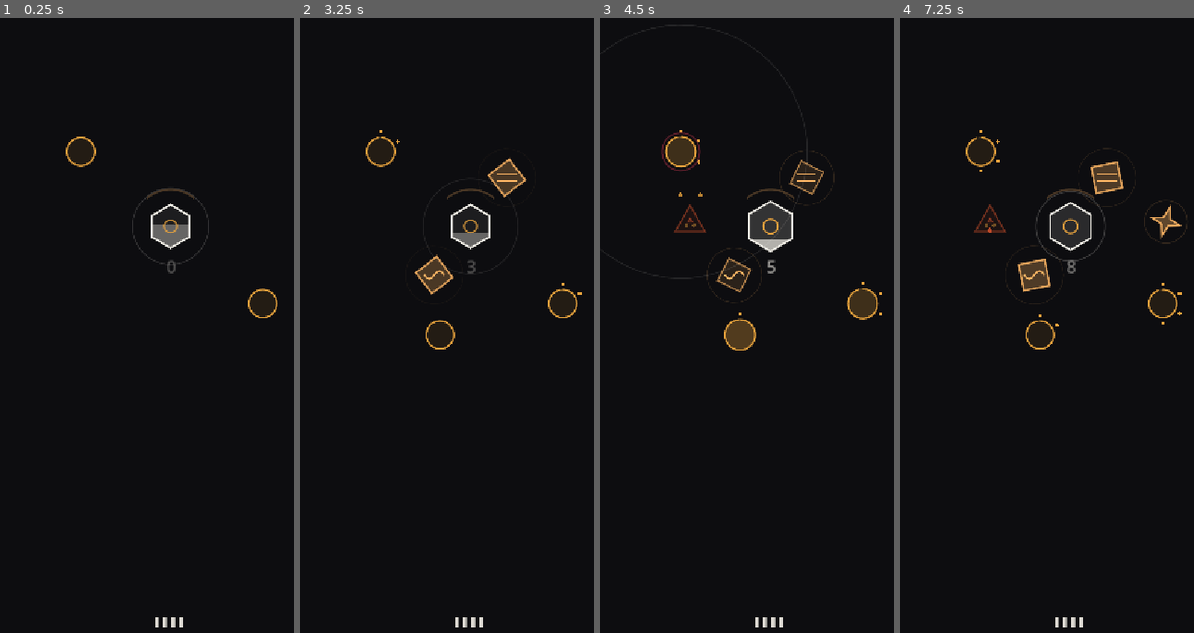
Above: before the commit, frames 1-4 (left to right).
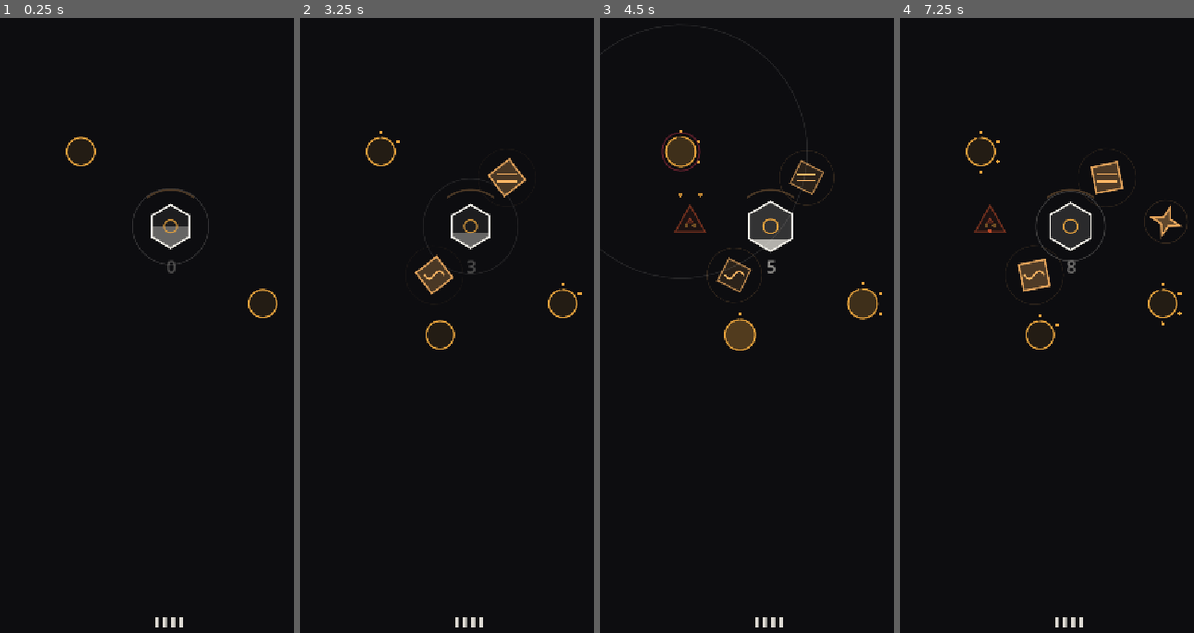
Above: after the commit, the same moments.

Repository: hamonraygames/vein
Game: Godot game, scene res://scenes/game.tscn
Same seed, same stepped clock (60 frames per second), same inputs: the game is played once before the commit and once after it.
Inputs (mouse positions are in pixels of both pictures, inside the frame that each line leads up to):
- Up to frame 1 (0.25 s): no input
- Up to frame 2 (3.25 s): move the mouse to (546, 233) at 0.52 s; click (546, 233) at 0.67 s; drag from (402, 307) to (452, 417) at 1.27 s; move the mouse to (505, 110) at 2.02 s; click (505, 110) at 2.17 s; drag from (452, 417) to (367, 159) at 2.77 s
- Up to frame 3 (4.5 s): move the mouse to (873, 380) at 3.52 s; click (873, 380) at 3.67 s; drag from (667, 159) to (720, 85) at 4.27 s
- Up to frame 4 (7.25 s): move the mouse to (1088, 270) at 5.02 s; click (1088, 270) at 5.17 s; drag from (1020, 85) to (1002, 307) at 5.77 s; move the mouse to (1146, 233) at 6.52 s; click (1146, 233) at 6.67 s

The runs differ from the first frame. In frame 1, 0.2% of the frame differs, in the area x 22-95%, y 19-49%; in frame 2, 0.4%; in frame 3, 0.5%, in the area x 21-95%, y 18-55%; in frame 4, 0.5%.

Commit message:
Scale the board to fit desktop browser windows instead of clipping it
window/stretch/aspect="expand" reveals more of the game world at an
unchanged pixel scale rather than scaling content to fit the window.
Harmless on a real phone (the 540:1170 design aspect already matches most
phone screens closely) or the desktop editor window (already sized to the
same aspect, so there's no mismatch to resolve either way) — but a browser
tab can be any shape, and at a typical 1280x800 laptop viewport it rendered
the board at native 1:1 scale in the top-left corner with the bottom of the
board (budget strokes, score) clipped off-screen entirely below y=800.

"keep" scales the whole board uniformly to fit whatever window it's given,
pillarboxed if the aspect doesn't match — verified via screenshot at
1280x800 that the full board is now visible, centred, and legibly sized
(previously: literally not there, not just small).

Also includes float_text.gd.uid, missed in the popping-numbers commit —
Godot auto-generates and tracks these per existing convention (see
audio.gd.uid etc. in history).

Co-Authored-By: Claude Haiku 4.5 <noreply@anthropic.com>

Diff:
--- a/project.godot
+++ b/project.godot
@@ -33,7 +33,19 @@
 window/size/window_width_override=450
 window/size/window_height_override=975
 window/stretch/mode="canvas_items"
-window/stretch/aspect="expand"
+; "expand" reveals MORE of the game world at an unchanged pixel scale rather
+; than scaling the board to fit the window — harmless on a phone (the design
+; aspect already matches real phone screens almost exactly) or the desktop
+; editor window above (already sized to the same 540:1170 aspect, so there
+; is no mismatch to resolve either way). But a browser tab can be ANY size,
+; and at a typical 1280x800 laptop viewport "expand" rendered the board at
+; native 1:1 scale in the top-left corner with the bottom of the board
+; (budget strokes, score) clipped off-screen entirely below y=800 — not
+; "small", actually not there. "keep" scales the whole 540x1170 board
+; uniformly to fit whatever window it's given, pillarboxed if the aspect
+; doesn't match, which is what actually guarantees every element is both
+; visible and legibly sized regardless of window shape.
+window/stretch/aspect="keep"
 window/handheld/orientation=1
 
 [input_devices]
Not shown, added: scripts/float_text.gd.uid
